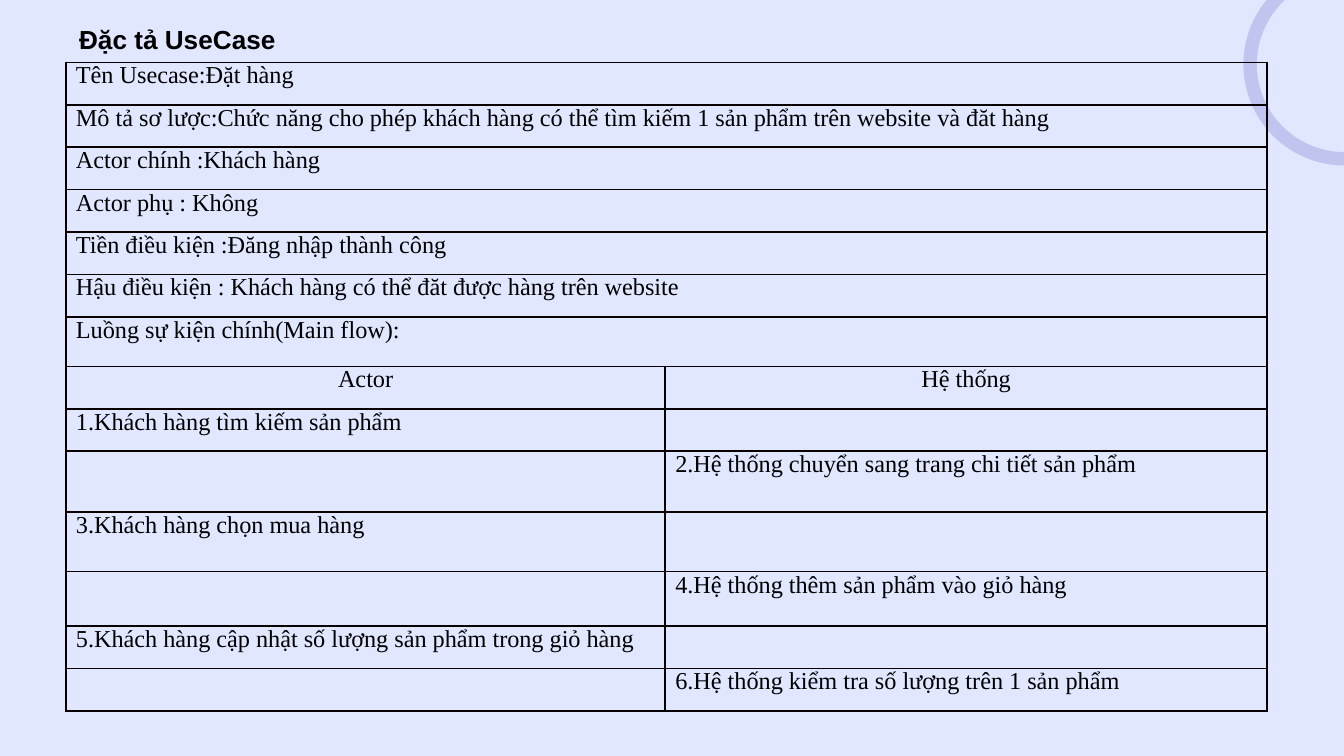
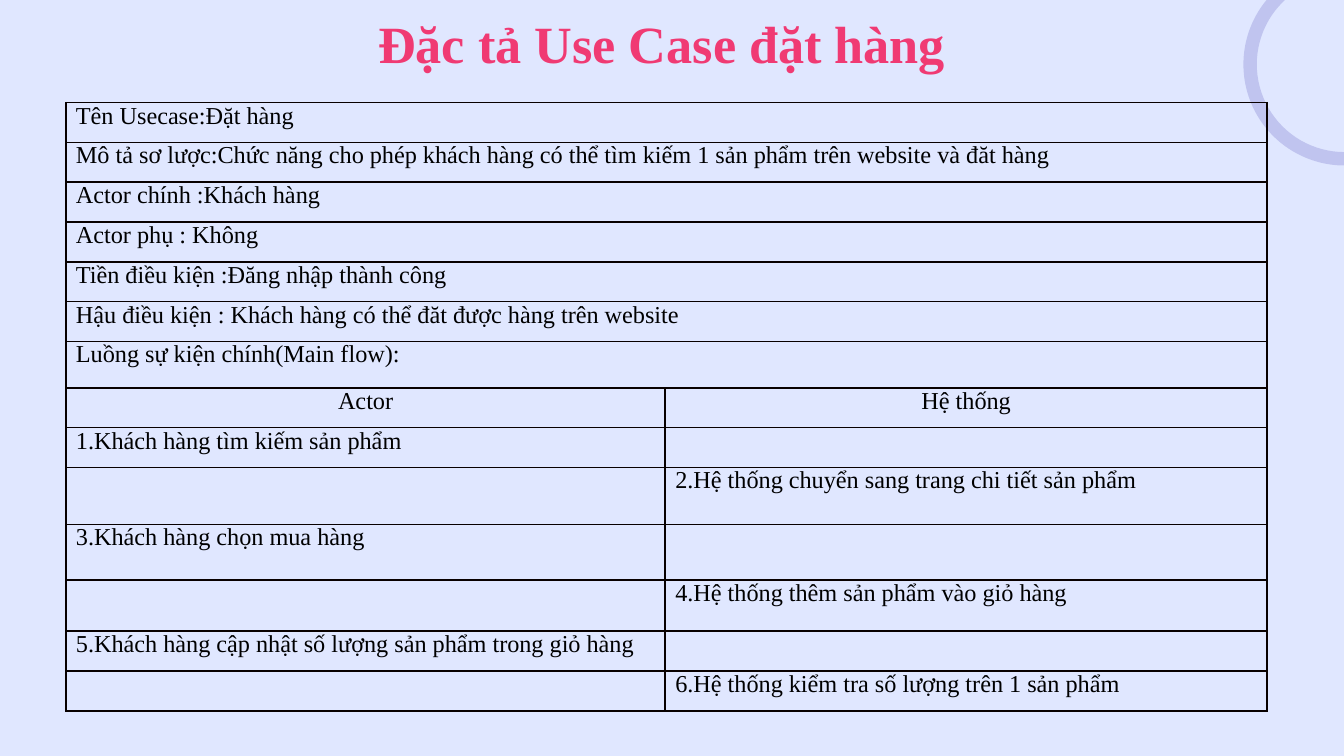
Before and after one commit to hoangtuandrive/GearVM, a slide deck: slide 12 of Báo Cáo/Nhom77_Final/Nhom77_PPT.pptx (slide 16 before the commit). Drawn at 1344x756 pixels with LibreOffice and Linux fonts; fonts in the diff are those of the drawing. Boxes give left, top, right and bottom in pixels: in the first picture for what was removed or moved away, otherwise in the second. Text is boxed around its words. In the diff, an @@ line names an element or a change of style, - is before the commit and + after.

```diff
--- a/Báo Cáo/Nhom77_Final/Nhom77_PPT.pptx
+++ b/Báo Cáo/Nhom77_Final/Nhom77_PPT.pptx
@@ text removed at (79, 29, 276, 54) @@
-Đặc tả UseCase
@@ title added at (378, 26, 945, 74), 28 pt, text #F03A73, bold @@
+Đặc tả Use Case đặt hàng
@@ table: place and size @@
-table at (66, 62, 1267, 711)
+table at (66, 102, 1267, 711)
```
Also in this commit, not shown: 18 other slides changed, 3 slides added, 9 slides removed, 15 other files.
